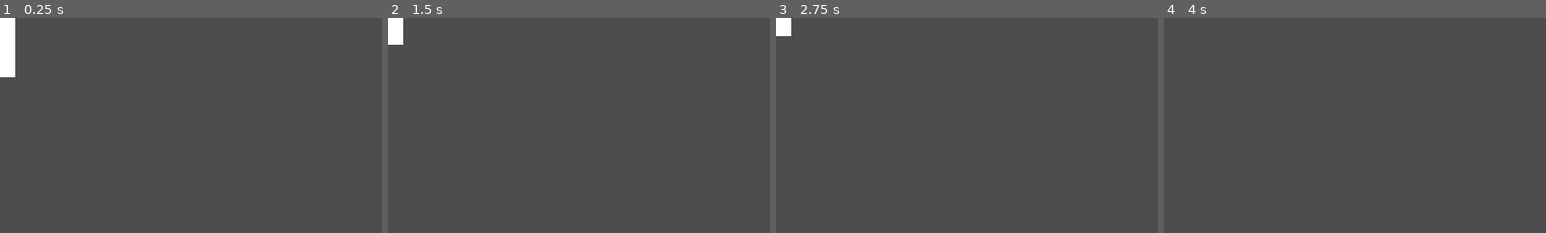
Above: before the commit, frames 1-4 (left to right).
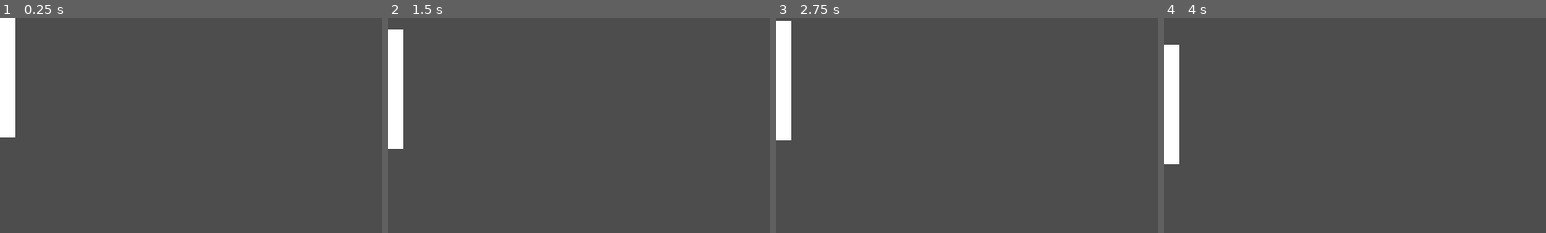
Above: after the commit, the same moments.

Repository: SimoneStarace/G-Pong
Game: Godot game, scene res://scenes/paddle.tscn
The game is run twice, just before and just after one commit, with the same random seed, the same clock (stepped at 60 frames per second) and the same inputs. The project has no main scene, so this scene is started directly.
Inputs:
- Up to frame 1 (0.25 s): no input
- Up to frame 2 (1.5 s): tap Enter at 0.5 s; hold Up (move_up) 0.53-1.28 s; hold Down (move_down) from 1.28 s (still down)
- Up to frame 3 (2.75 s): release Down (move_down) at 2.03 s; hold Up (move_up) from 2.03 s (still down)
- Up to frame 4 (4 s): tap Space at 3.5 s; release Up (move_up) at 3.53 s; hold Down (move_down) from 3.53 s (still down)
The pictures show only the part of the screen within x 0-50%, y 0-50%; the shares and areas given below are measured in that part.

The runs differ from the first frame. In frame 1, 1.1% of the frame differs, in the area x 0-4%, y 27-56%; in frame 2, 2.2%; in frame 3, 2.0%; in frame 4, 2.2%, in the area x 0-4%, y 12-68%.

Commit message:
Restrict paddle movement

Diff:
--- a/scripts/paddle.gd
+++ b/scripts/paddle.gd
@@ -2,9 +2,16 @@
 
 ## Movement speed of the paddle
 @export var _speed:int = 100
+## The size, in the y direction, of the collision shape halved
+@onready var _size_y:float = $CollisionShape2D.shape.size.y/2
+## The size of the screen in the y direction
+@onready var _screen_y_size:float = get_viewport_rect().size.y
+## The difference of sizes between the collision shape and the viewport
+@onready var _diff:float = abs(_screen_y_size - _size_y)
 
 func _process(delta):
 	# Take the direction
 	var direction = Input.get_axis("move_up", "move_down")
 	# Change the position
-	position.y += delta * direction * _speed
+	self.global_position.y += delta * direction * _speed
+	self.global_position = global_position.clamp(Vector2(0,_size_y),Vector2(0,_diff))
